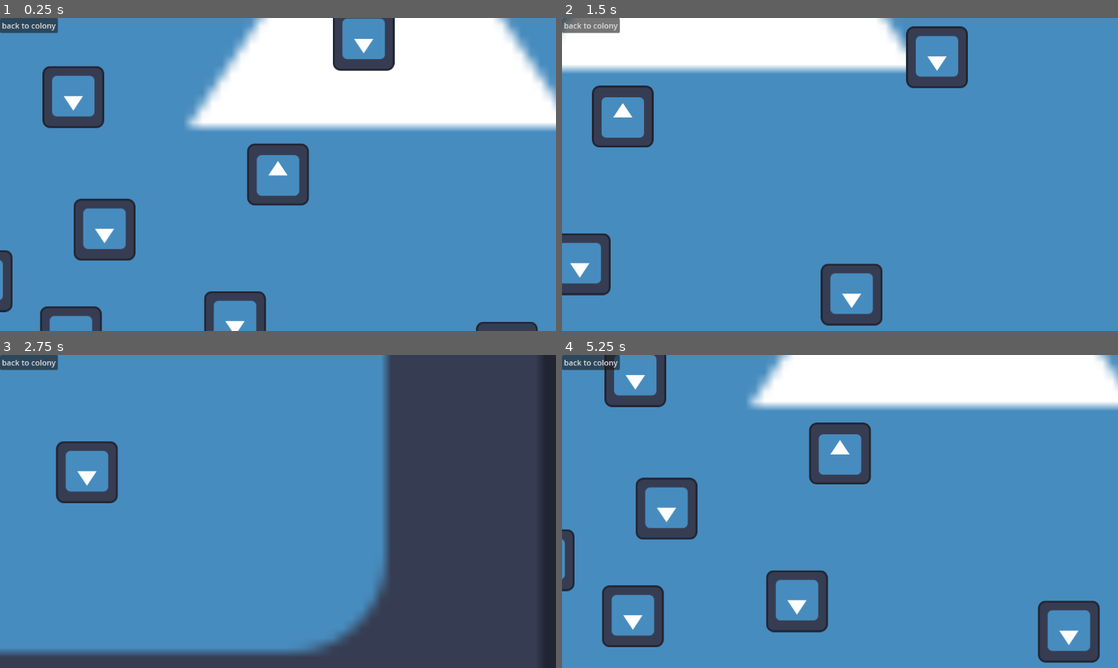
Above: before the commit, frames 1-4 (two rows, left to right).
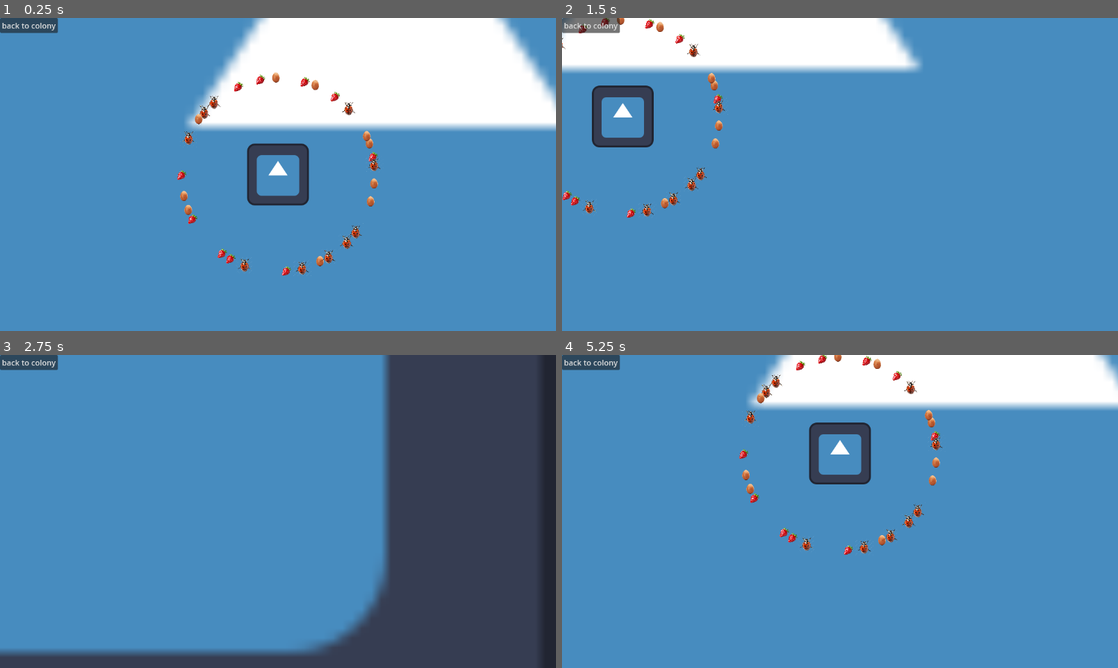
Above: after the commit, the same moments.

Repository: BongHead/GameJam2026
Game: Godot game, scene res://World.tscn
The game is run twice, just before and just after one commit, with the same random seed, the same clock (stepped at 60 frames per second) and the same inputs. The engine's default icon, where the game draws it, is replaced by a stand-in: a white triangle on a blue panel in a dark square.
Inputs:
- Up to frame 1 (0.25 s): no input
- Up to frame 2 (1.5 s): tap Enter at 0.5 s; hold D (right) 0.53-1.28 s; hold S (down) from 1.28 s (still down)
- Up to frame 3 (2.75 s): release S (down) at 2.03 s; hold D (right) from 2.03 s (still down)
- Up to frame 4 (5.25 s): release D (right) at 2.78 s; hold W (up) 2.78-3.53 s; hold A (left) 3.53-5.03 s; hold S (down) from 5.03 s (still down)

The runs differ from the first frame. In frame 1, 7.7% of the frame differs, in the area x 0-97%, y 0-100%; in frame 2, 4.5%; in frame 3, 1.3%; in frame 4, 7.9%, in the area x 0-97%, y 0-99%.

Commit message:
feature: looping resources placement

Diff:
--- a/gamejam2026/world.gd
+++ b/gamejam2026/world.gd
@@ -3,23 +3,42 @@
 
 # Called when the node enters the scene tree for the first time.
 func _ready() -> void:
-	var node = preload("res://Temp/example_node.tscn")
-	for x in range(6):
-		var n = node.instantiate()
-		var position = random_vector(300, 800)
-		while (not is_valid_position(position)):
-			position = random_vector(300, 800)
-		n.position = position
-		n.add_to_group("resources")
-		add_child(n)
+	var fruit_node = preload("res://Food/fruit.tscn")
+	var insect_node= preload("res://Food/insect.tscn")
+	var worms_eggs_node=preload("res://Food/worm_eggs.tscn")
+	var leaf_node = preload("res://Ressources/leaf.tscn")
+	var sticks_node= preload("res://Ressources/sticks.tscn")
+	var water_node=preload("res://Ressources/water.tscn")
+	var butterfly_node= preload("res://Ennemy/butterfly.tscn")
+	var wisadel_node=preload("res://Ennemy/cockroach_nest.tscn")
+	var hornet_node= preload("res://Ennemy/hornet_nest.tscn")
+	var Resources=[leaf_node,sticks_node,water_node]
+	var Enemies=[butterfly_node,wisadel_node,hornet_node]
+	var food =[fruit_node,insect_node,worms_eggs_node]
+	for thing in food:
+		for x in range(5):
+			place_resources_on_map(200,200,thing)
 
-func is_valid_position(pos: Vector2):
-	for enemy in get_tree().get_nodes_in_group("resources"):
-		if enemy.global_position.distance_to(pos) < 200:
+	#lets think about this, let generate a fix amount of
+	#resources of the same tier at the beguinning, so i must tier
+	#the food? then need to make a list ?
+
+func place_resources_on_map(x_zone:int,y_zone:int,item:Resource)-> void:
+	var to_be_placed = item.instantiate()
+	var be_placed_at = get_random_vector(x_zone,y_zone)
+	while (not is_valid_position(be_placed_at)):
+		be_placed_at = get_random_vector(x_zone,y_zone)
+	to_be_placed.position=be_placed_at
+	to_be_placed.add_to_group("existing_resources")
+	add_child(to_be_placed)
+
+func is_valid_position(pos: Vector2)->bool:
+	for enemy in get_tree().get_nodes_in_group("existing_resources"):
+		if enemy.global_position.distance_to(pos) < 15:
 			return false
 	return true
 
-func random_vector(min, max):
+func get_random_vector(min, max)->Vector2:
 	var v = Vector2.LEFT.normalized()
 	v = v.rotated(randf_range(0, 360))
 	v = v * randf_range(min, max)
